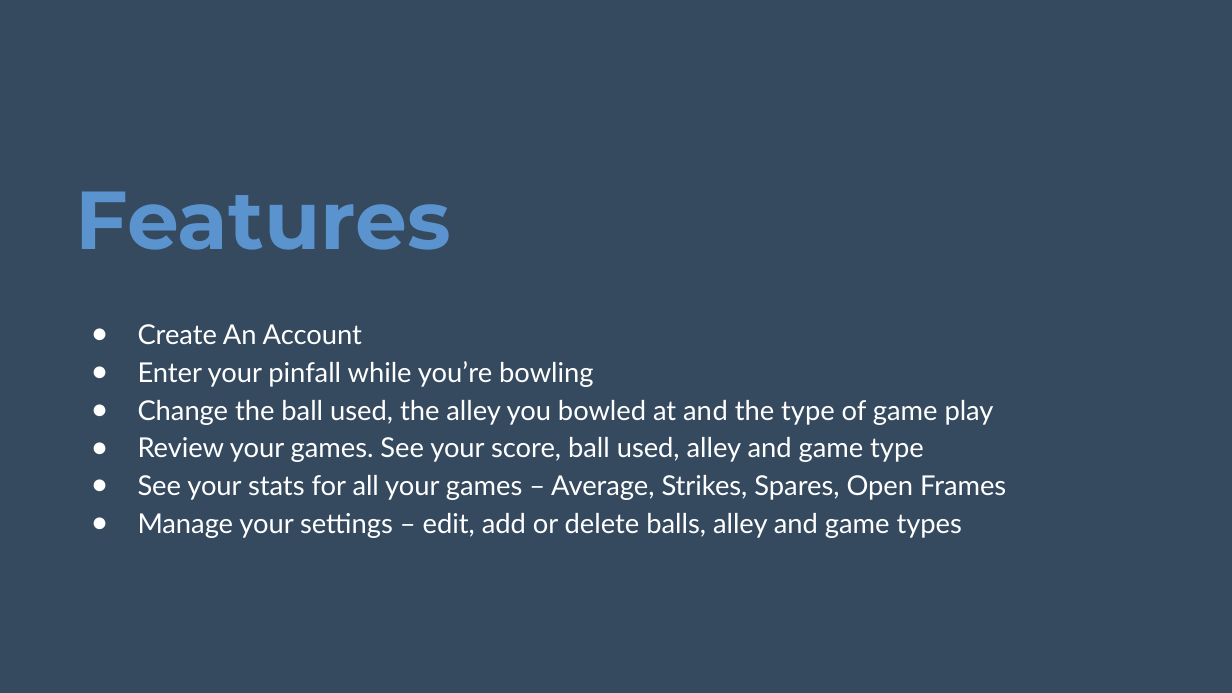
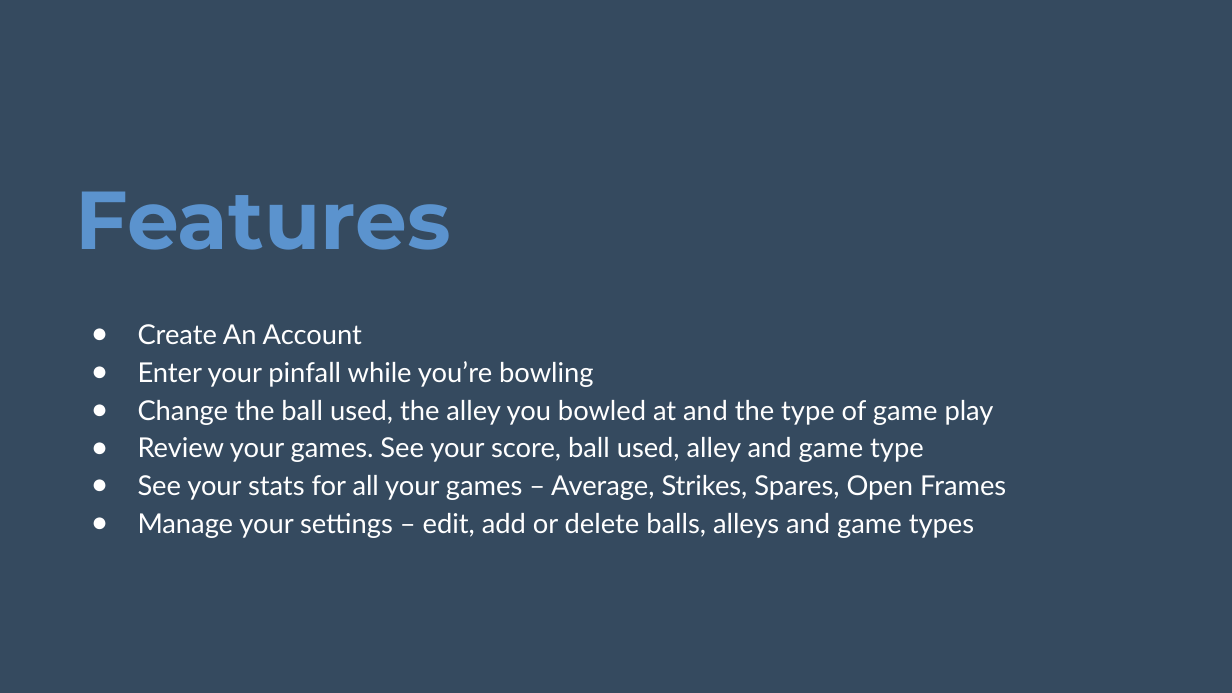
Before and after one commit to Spencer30/liftoff-assignments, a slide deck: slide 3 of P6-Project_Presentation/bowling-buddy presentation.pptx. Drawn at 1232x693 pixels with LibreOffice and Linux fonts; fonts in the diff are those of the drawing; background and template pictures are left out. Boxes give left, top, right and bottom in pixels: in the first picture for what was removed or moved away, otherwise in the second. Text is boxed around its words. In the diff, an @@ line names an element or a change of style, - is before the commit and + after.

```diff
--- a/P6-Project_Presentation/bowling-buddy presentation.pptx
+++ b/P6-Project_Presentation/bowling-buddy presentation.pptx
@@ text at (138,513,974,538): text changed @@
-● Manage your settings – edit, add or delete balls, alley and game types
+● Manage your settings – edit, add or delete balls, alleys and game types
```
Also in this commit, not shown: 3 other slides changed.
